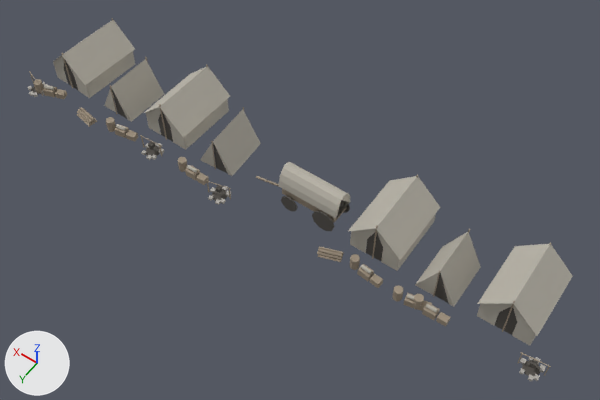
A saved change to the glTF model chicago/4d/assets/gltf/landing_camp_west__camp_1835.glb.
Camera for both pictures: a camera (50 mm lens) standing at (-0.5, 25.1, 34.1) and looking at (14.8, 3.7, 0.4). Lighting does not change. The marker at lower left points along +X, +Y and +Z. The picture after the commit comes second. Vertices at exactly the same position are counted once.

The first picture shows 'landing_camp_west__camp_1835'.
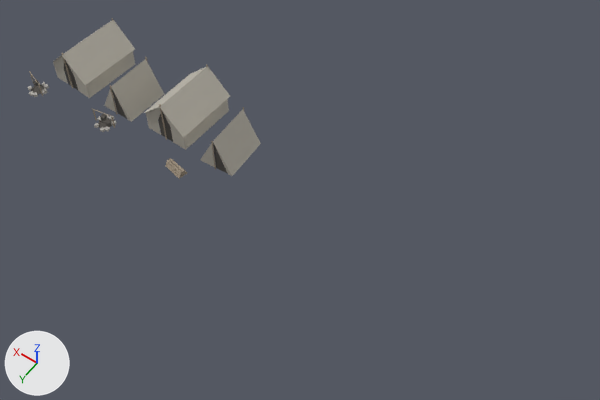
The newer file is also turned or shifted as a whole; pictures and numbers use the older file's frame.

What differs and where, as boxes (x1, y1, x2, y2) in the pictures (600 x 400 px; the box of a moved part takes in the faces that stretch with it):
'landing_camp_west__camp_1835', reshaped (57% narrower, 55% shorter): before (28, 18, 573, 381); after (28, 18, 261, 179)
part 1 of me_landing_camp_west__camp_1835, moved or reshaped: before (77, 114, 91, 127); after (165, 164, 181, 179)
part 2 of me_landing_camp_west__camp_1835, moved or reshaped: before (77, 111, 91, 124); after (166, 162, 181, 176)
part 3 of me_landing_camp_west__camp_1835, moved or reshaped: before (78, 109, 92, 122); after (167, 160, 183, 174)
part 4 of me_landing_camp_west__camp_1835, moved or reshaped: before (80, 107, 94, 121); after (169, 158, 185, 173)
part 5 of me_landing_camp_west__camp_1835, moved or reshaped: before (114, 124, 129, 138); after (111, 116, 115, 128)
part 6 of me_landing_camp_west__camp_1835, moved or reshaped: before (148, 141, 155, 149); after (100, 114, 107, 121)
part 7 of me_landing_camp_west__camp_1835, moved or reshaped: before (151, 154, 157, 160); after (100, 127, 105, 132)
part 8 of me_landing_camp_west__camp_1835, deleted: before (43, 85, 573, 381)
part 9 of me_landing_camp_west__camp_1835, moved or reshaped: before (106, 117, 116, 132); after (98, 119, 116, 128)
part 10 of me_landing_camp_west__camp_1835, deleted: before (33, 79, 44, 94)

Patch to the scene script:
```diff
--- a/chicago/4d/assets/gltf/landing_camp_west__camp_1835.glb.py
+++ b/chicago/4d/assets/gltf/landing_camp_west__camp_1835.glb.py
@@ me_landing_camp_west__camp_1835 @@
 # used by ob_landing_camp_west__camp_1835; location = (0.0, 0.0, 0.0)
-me_landing_camp_west__camp_1835.from_pydata(...)  # 1310 vertices, 1760 faces; spans x 0.3..32.7, y 0.4..6.2, z 0.0..2.7
+me_landing_camp_west__camp_1835.from_pydata(...)  # 466 vertices, 600 faces; spans x 18.9..32.7, y 0.4..6.2, z 0.0..2.7
+# me_landing_camp_west__camp_1835 part 1: the loose piece of 12 vertices spanning x 27.6..28.7, y 5.7..6.1, z 0.0..0.1 is moved by (-6.6, 0.0, 0.0)
+# me_landing_camp_west__camp_1835 part 2: the loose piece of 12 vertices spanning x 27.5..28.8, y 5.6..6.0, z 0.1..0.3 is moved by (-6.6, 0.0, 0.0)
+# me_landing_camp_west__camp_1835 part 3: the loose piece of 12 vertices spanning x 27.5..28.7, y 5.5..5.9, z 0.3..0.4 is moved by (-6.6, 0.0, 0.0)
+# me_landing_camp_west__camp_1835 part 4: the loose piece of 12 vertices spanning x 27.5..28.7, y 5.4..5.8, z 0.3..0.4 is moved by (-6.6, 0.0, 0.0)
+# me_landing_camp_west__camp_1835 part 5: the loose piece of 8 vertices spanning x 25.4..26.1, y 5.1..5.6, z 0.0..0.4 is scaled about its middle by (0.0774, 0.112, 2.19), then moved by (0.7, -0.1, 0.3)
+# me_landing_camp_west__camp_1835 part 6: the loose piece of 8 vertices spanning x 23.3..23.6, y 5.2..5.5, z 0.4..0.7 is moved by (3.5, 0.0, 0.0)
+# me_landing_camp_west__camp_1835 part 7: the loose piece of 8 vertices spanning x 23.0..23.2, y 5.5..5.8, z 0.0..0.1 is moved by (3.7, 0.1, 0.0)
+# me_landing_camp_west__camp_1835 part 8: 84 loose pieces with 830 vertices, spanning x 0.3..31.6, y 0.4..6.2, z 0.0..2.7, are deleted
+# me_landing_camp_west__camp_1835 part 9: 1 vertex moved from x 26.7, y 5.4, z 0.0 to x 26.7, y 5.1, z 0.0; 13 vertices removed from x 26.2..26.7, y 5.2..5.6, z 0.0..0.7; 15 vertices added at x 26.5..27.4, y 4.9..5.8, z 0.0..0.2
+# me_landing_camp_west__camp_1835 part 10: 16 vertices removed from x 31.7..32.1, y 5.4..5.8, z 0.0..0.7
+# other edits to the shape of me_landing_camp_west__camp_1835 do not show in these pictures
 me_landing_camp_west__camp_1835.materials.append(mat_canvas)
```
